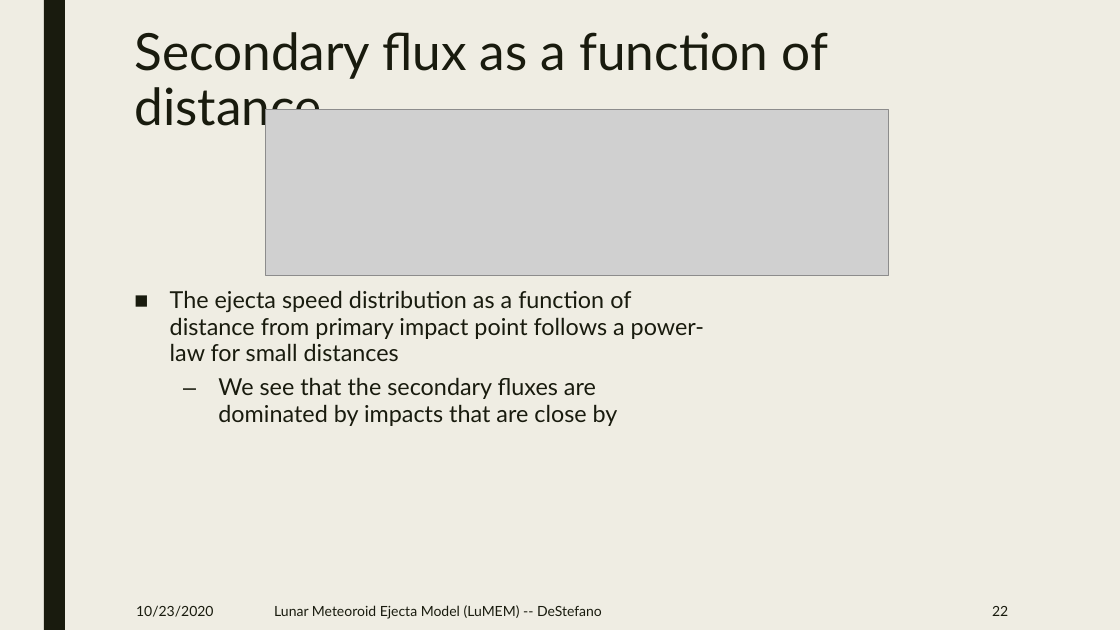
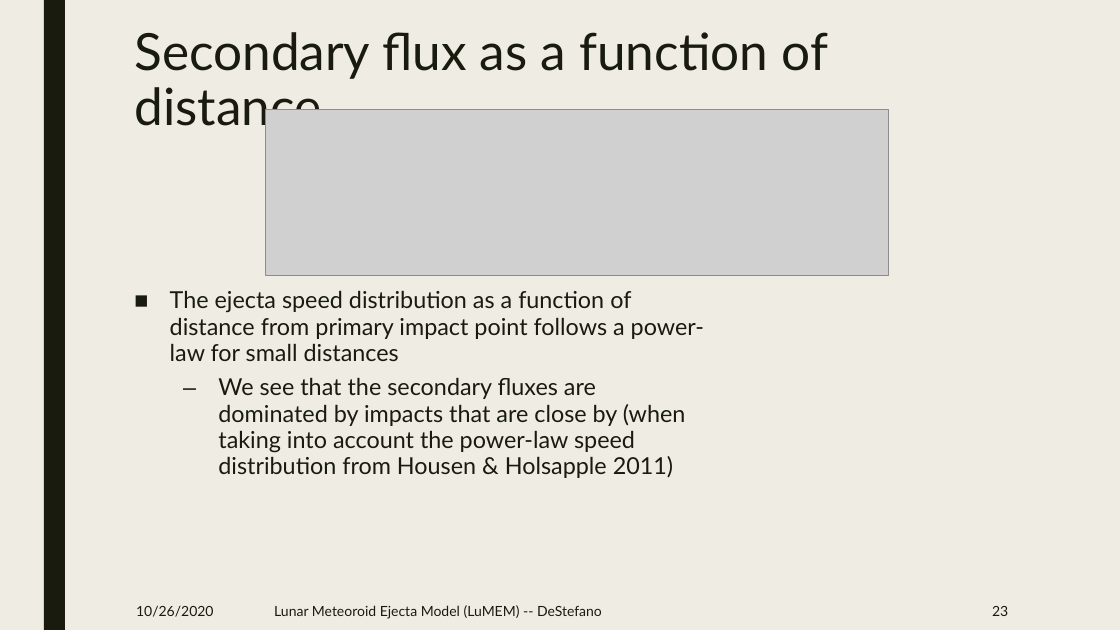
Before and after one commit to pmbremner/LunarEjecta, a slide deck: slide 23 of Presentation/Lunar_Secondary_Ejecta_Model.pptx (slide 22 before the commit). Drawn at 1120x630 pixels with LibreOffice and Linux fonts; fonts in the diff are those of the drawing; grey boxes stand for pictures. Boxes give left, top, right and bottom in pixels: in the first picture for what was removed or moved away, otherwise in the second. Text is boxed around its words. In the diff, an @@ line names an element or a change of style, - is before the commit and + after.

```diff
--- a/Presentation/Lunar_Secondary_Ejecta_Model.pptx
+++ b/Presentation/Lunar_Secondary_Ejecta_Model.pptx
@@ text at [218, 377, 686, 478]: text changed @@
-  – We see that the secondary fluxes are dominated by impacts that are close by
+  – We see that the secondary fluxes are dominated by impacts that are close by (when taking into account the power-law speed distribution from Housen & Holsapple 2011)
@@ text at [136, 605, 213, 617]: text changed @@
-10/23/2020
+10/26/2020
@@ page number at [992, 606, 1008, 616]: text changed @@
-22
+23
```
Also in this commit, not shown: 22 other slides changed, 2 slides added, 1 other file.
